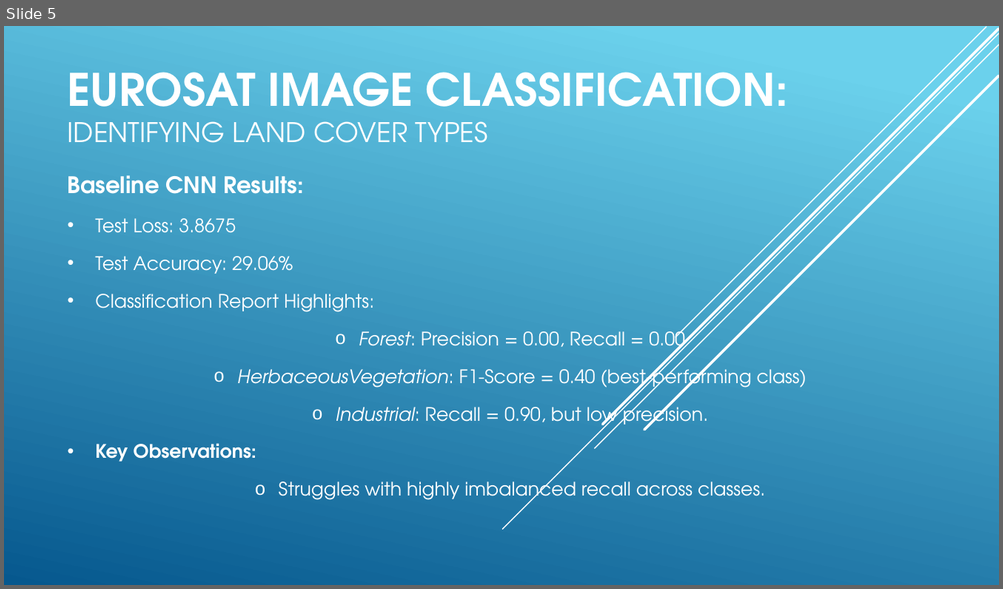
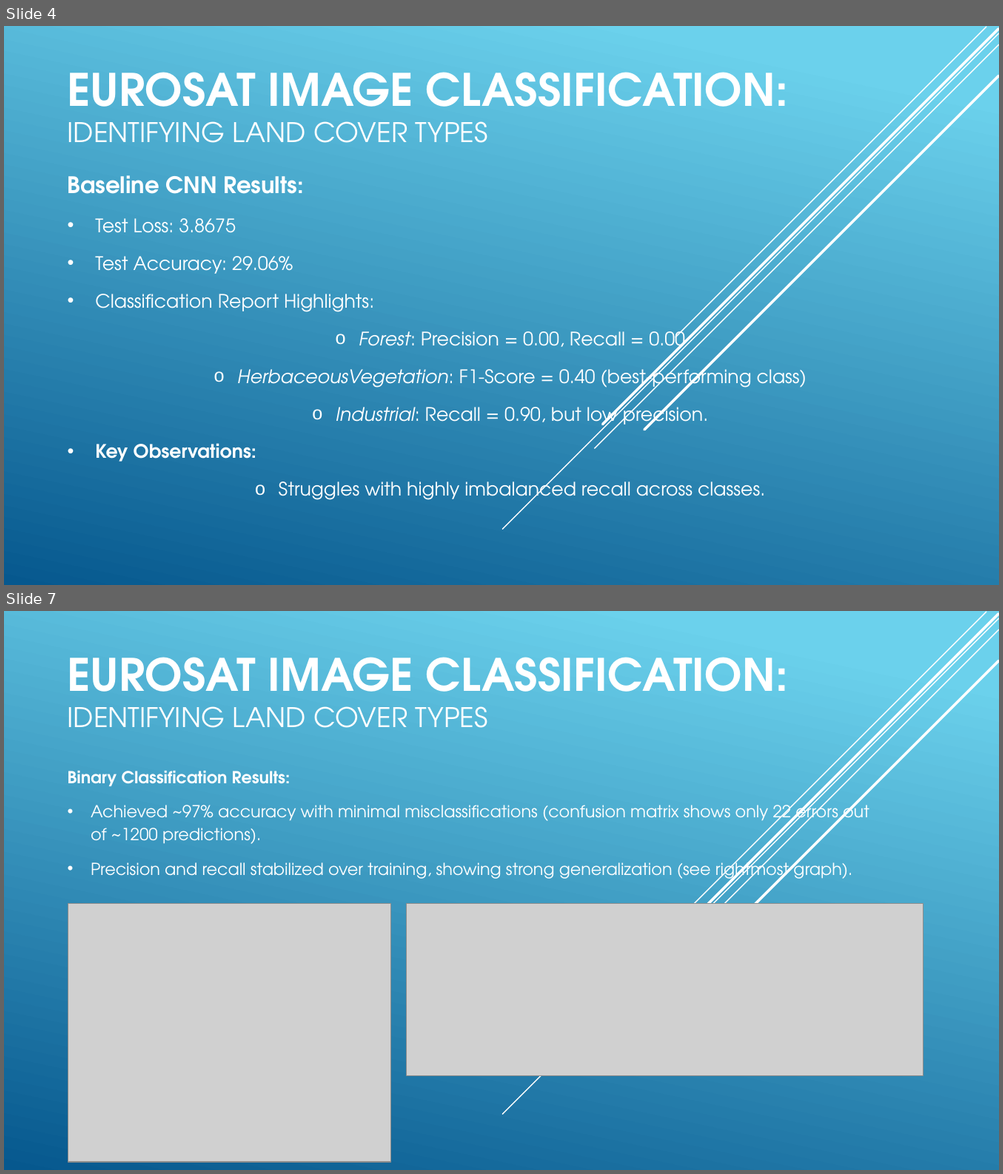
Before and after one commit to sadhchanGitHub/data_science_projects, a slide deck: cas_deepL_project/Eurosat_Image_Classification_Project.pptx. Shown one above the other, each under a label of ours: slide 5 before the commit, slides 4 and 7 after it; the slides between them are not shown. The pictures are 1003x589 and 1003x1174 pixels, drawn with LibreOffice and Linux fonts; fonts in the diff are those of the drawing; grey boxes stand for pictures. Boxes give left, top, right and bottom in pixels: in the first picture for what was removed or moved away, otherwise in the second. Text is boxed around its words. In the diff, an @@ line names an element or a change of style, - is before the commit and + after.

```diff
--- a/cas_deepL_project/Eurosat_Image_Classification_Project.pptx
+++ b/cas_deepL_project/Eurosat_Image_Classification_Project.pptx
@@ slide 7 added at (4, 611, 999, 1170), background gradient #6ED2EB to #06588E; not listed: 5 template elements that a slide beside it also shows @@
@@ title added at (68, 657, 788, 728), 43.2 pt, text #FFFFFF, bold @@
+EUROSAT IMAGE CLASSIFICATION: IDENTIFYING LAND COVER TYPES
@@ subtitle added at (68, 771, 869, 883), 16 pt, text #FFFFFF @@
+Binary Classification Results:
+• Achieved ~97% accuracy with minimal misclassifications (confusion matrix shows only 22 errors out of ~1200 predictions).
+• Precision and recall stabilized over training, showing strong generalization (see rightmost graph).
@@ picture added at (68, 904, 391, 1162) @@
@@ table added at (83, 914, 769, 944), 1 rows, 2 columns @@
+ | 
@@ picture added at (406, 904, 922, 1076) @@
@@ what was slide 5 is now slide 4 @@
```
Also in this commit, not shown: 4 slides changed, 2 other slides added, 2 slides removed, 29 other files.
